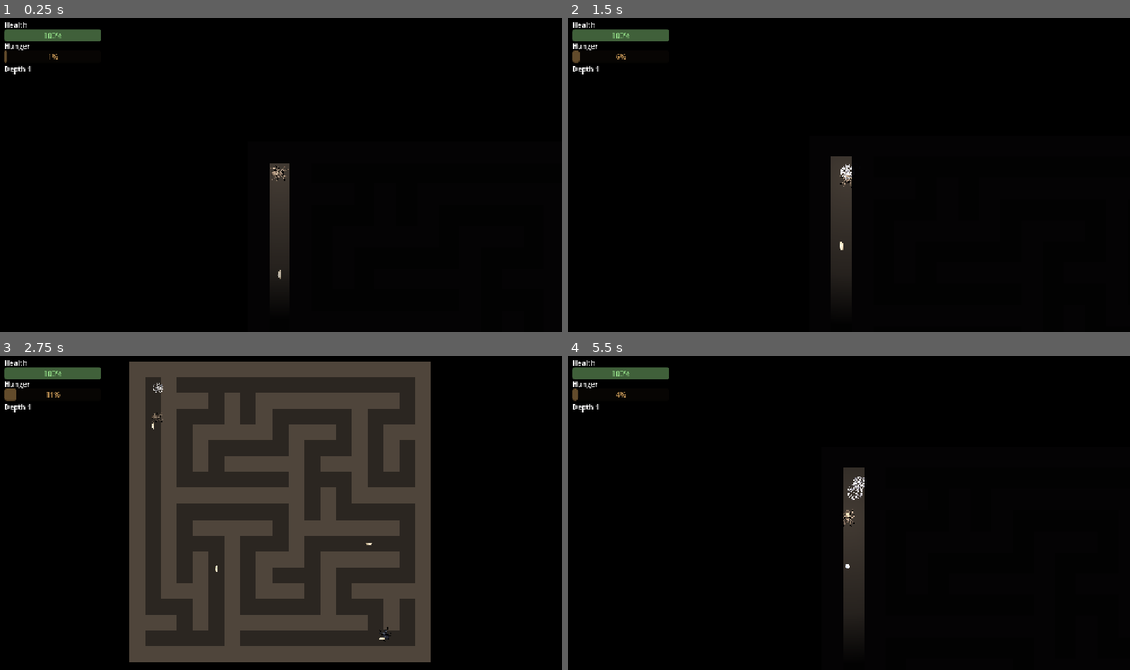
Above: before the commit, frames 1-4 (two rows, left to right).
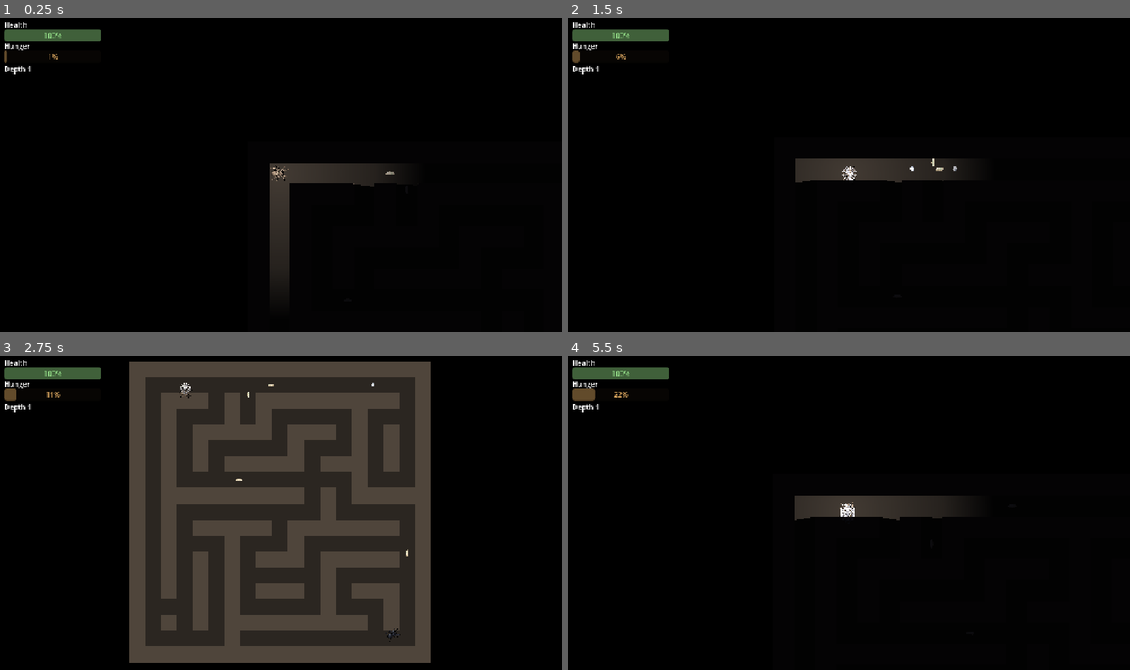
Above: after the commit, the same moments.

Repository: ehix/burrow
Game: Godot game, scene res://world/world.tscn
Same seed, same stepped clock (60 frames per second), same inputs: the game is played once before the commit and once after it.
Inputs (mouse positions are in pixels of both pictures, inside the frame that each line leads up to):
- Up to frame 1 (0.25 s): no input
- Up to frame 2 (1.5 s): move the mouse to (972, 156) at 0.52 s; hold D (move_right) 0.53-1.28 s; hold Space (fire) 0.53-1.28 s; move the mouse to (736, 187) at 1.27 s; hold S (move_down) from 1.28 s (still down); tap E (place_trap) at 1.35 s
- Up to frame 3 (2.75 s): move the mouse to (337, 440) at 2.02 s; release S (move_down) at 2.03 s; hold D (move_right) from 2.03 s (still down); hold L (toggle_darkness) from 2.03 s (still down)
- Up to frame 4 (5.5 s): move the mouse to (820, 575) at 2.77 s; release D (move_right) at 2.78 s; release L (toggle_darkness) at 2.78 s; hold W (move_up) 2.78-3.53 s; tap Space (fire) at 2.85 s; move the mouse to (1017, 560) at 3.52 s; hold A (move_left) 3.53-5.03 s; tap E (place_trap) at 3.6 s; move the mouse to (680, 462) at 4.27 s; tap L (toggle_darkness) at 4.35 s; move the mouse to (877, 509) at 5.02 s; hold S (move_down) from 5.03 s (still down); hold Space (fire) from 5.03 s (still down)

The runs differ from the first frame. In frame 1, 1.2% of the frame differs, in the area x 49-71%, y 46-84%; in frame 2, 3.2%; in frame 3, 1.6%; in frame 4, 3.7%, in the area x 1-70%, y 10-88%.

Commit message:
Braid the maze for loops and alternate routes
The recursive backtracker made a perfect maze (single path between cells, lots
of dead-ends) — claustrophobic for a chase/flee game. Added a loop_chance
parameter that braids dead-ends: each has that probability of opening one more
wall (preferring another dead-end), creating loops. 0 = perfect maze,
1 = fully braided. Level uses 0.7.

Braiding only opens walls, so the maze stays fully connected, and it remains
deterministic per seed. Added MazeData.dead_end_count() and tests covering
dead-end reduction, connectivity, determinism, and extra passages.

Verified in-engine: perfect=9 dead-ends -> braided(0.7)=2 -> full(1.0)=0;
boots clean and the overview shows the loopier layout.

Co-Authored-By: Claude Opus 4.8 <noreply@anthropic.com>
Claude-Session: https://claude.ai/code/session_014WhKpuzmfoxFtBrc5icJUK

Diff:
--- a/tests/test_maze_generator.gd
+++ b/tests/test_maze_generator.gd
@@ -50,3 +50,27 @@
 	var cells := maze.open_cells()
 	assert_gt(cells.size(), 0)
 	assert_eq(maze.reachable_count(cells[0]), cells.size())
+
+
+func test_braiding_reduces_dead_ends() -> void:
+	# Same seed: braided maze has strictly fewer dead-ends than the perfect one.
+	var perfect := MazeGenerator.generate(8, 8, 123, 0.0)
+	var braided := MazeGenerator.generate(8, 8, 123, 1.0)
+	assert_gt(perfect.dead_end_count(), 0, "a perfect maze has dead-ends")
+	assert_lt(braided.dead_end_count(), perfect.dead_end_count(),
+		"braiding should remove dead-ends and add loops")
+
+
+func test_braiding_stays_connected_and_deterministic() -> void:
+	var a := MazeGenerator.generate(8, 8, 77, 0.7)
+	var b := MazeGenerator.generate(8, 8, 77, 0.7)
+	assert_true(a.is_fully_connected(), "braided maze stays fully connected")
+	assert_true(a.equals(b), "braiding is deterministic for a fixed seed")
+
+
+func test_full_braid_opens_more_passages() -> void:
+	# Braiding only opens walls, so the braided maze has >= the open tiles of
+	# the perfect one (and strictly more when any dead-end is braided).
+	var perfect := MazeGenerator.generate(8, 8, 5, 0.0)
+	var braided := MazeGenerator.generate(8, 8, 5, 1.0)
+	assert_gt(braided.open_cells().size(), perfect.open_cells().size())
--- a/world/level.gd
+++ b/world/level.gd
@@ -8,6 +8,8 @@
 const MAZE_COLS := 9   # fixed size — map-size progression is out of slice 1
 const MAZE_ROWS := 9
 const LARVA_COUNT := 4
+## Fraction of dead-ends to braid into loops (0 = perfect maze). Tunable feel.
+const LOOP_CHANCE := 0.7
 
 const PlayerScene := preload("res://entities/player/player.tscn")
 const EnemyScene := preload("res://entities/enemy/enemy.tscn")
@@ -30,7 +32,7 @@
 
 ## Build the whole level. Called by World right after instancing.
 func build() -> void:
-	maze = MazeGenerator.generate(MAZE_COLS, MAZE_ROWS, GameState.maze_seed())
+	maze = MazeGenerator.generate(MAZE_COLS, MAZE_ROWS, GameState.maze_seed(), LOOP_CHANCE)
 	_renderer.setup(maze, TILE_SIZE)
 	_build_collision_and_occluders()
 	_build_navigation()
--- a/world/maze/maze_data.gd
+++ b/world/maze/maze_data.gd
@@ -62,6 +62,21 @@
 
 
 ## True when every open tile is reachable from the first one (no islands).
+## Number of open cells with exactly one open orthogonal neighbour (dead-ends).
+## A perfect maze has many; braiding drives this down.
+func dead_end_count() -> int:
+	var count := 0
+	for y in height:
+		for x in width:
+			if not is_open(x, y):
+				continue
+			var neighbours := int(is_open(x, y - 1)) + int(is_open(x + 1, y)) \
+				+ int(is_open(x, y + 1)) + int(is_open(x - 1, y))
+			if neighbours == 1:
+				count += 1
+	return count
+
+
 func is_fully_connected() -> bool:
 	var cells := open_cells()
 	if cells.is_empty():
--- a/world/maze/maze_generator.gd
+++ b/world/maze/maze_generator.gd
@@ -1,18 +1,22 @@
 class_name MazeGenerator
 extends RefCounted
-## Seeded recursive-backtracker maze generation.
+## Seeded recursive-backtracker maze generation, with optional braiding.
 ##
-## Produces a perfect maze (spanning tree — exactly one path between any two
-## cells), so the result is always fully connected. Seeding the RNG makes it
-## deterministic: the same (cols, rows, seed) yields an identical MazeData.
+## The carve pass produces a perfect maze (spanning tree — exactly one path
+## between any two cells). `loop_chance` then braids it: each dead-end has that
+## probability of gaining an extra connection, which removes dead-ends and adds
+## loops / alternate routes. 0.0 = perfect maze, 1.0 = fully braided.
+##
+## Always fully connected (braiding only opens walls). Seeding the RNG makes it
+## deterministic: same (cols, rows, seed, loop_chance) → identical MazeData.
 
 ## Fixed neighbour probe order — part of what makes generation deterministic.
 const _DIRS: Array[Vector2i] = [Vector2i.UP, Vector2i.RIGHT, Vector2i.DOWN, Vector2i.LEFT]
 
 
 ## Generate a cols x rows cell maze. The returned grid is
-## (cols*2 + 1) x (rows*2 + 1) tiles.
-static func generate(cols: int, rows: int, seed_value: int) -> MazeData:
+## (cols*2 + 1) x (rows*2 + 1) tiles. `loop_chance` in [0,1] braids dead-ends.
+static func generate(cols: int, rows: int, seed_value: int, loop_chance: float = 0.0) -> MazeData:
 	cols = maxi(cols, 1)
 	rows = maxi(rows, 1)
 	var width := cols * 2 + 1
@@ -53,7 +57,57 @@
 		visited[chosen] = true
 		stack.push_back(chosen)
 
+	if loop_chance > 0.0:
+		cells = _braid(cells, width, height, rng, loop_chance)
+
 	return MazeData.new(cells, width, height)
+
+
+## Braid the carved maze: give each dead-end cell a `loop_chance` probability of
+## opening one more wall (preferring a neighbour that is itself a dead-end),
+## turning single corridors into loops. Returns the modified grid.
+static func _braid(cells: PackedByteArray, width: int, height: int,
+		rng: RandomNumberGenerator, loop_chance: float) -> PackedByteArray:
+	var out := cells
+	for cy in range(1, height, 2):
+		for cx in range(1, width, 2):
+			var open_dirs: Array[Vector2i] = []
+			var closed: Array[Vector2i] = []
+			for d in _DIRS:
+				var nx := cx + d.x * 2
+				var ny := cy + d.y * 2
+				if nx < 0 or nx >= width or ny < 0 or ny >= height:
+					continue # no neighbour cell that way
+				if out[(cy + d.y) * width + (cx + d.x)] == 1:
+					open_dirs.append(d)
+				else:
+					closed.append(d)
+			# Only braid actual dead-ends (exactly one existing passage).
+			if open_dirs.size() != 1 or closed.is_empty():
+				continue
+			if rng.randf() >= loop_chance:
+				continue
+			# Prefer linking to another dead-end so braiding reduces them faster.
+			var preferred: Array[Vector2i] = []
+			for d in closed:
+				if _is_dead_end(out, width, height, cx + d.x * 2, cy + d.y * 2):
+					preferred.append(d)
+			var pool := preferred if not preferred.is_empty() else closed
+			var pick: Vector2i = pool[rng.randi_range(0, pool.size() - 1)]
+			out[(cy + pick.y) * width + (cx + pick.x)] = 1
+	return out
+
+
+static func _is_dead_end(cells: PackedByteArray, width: int, height: int, cx: int, cy: int) -> bool:
+	if cx < 0 or cx >= width or cy < 0 or cy >= height or cells[cy * width + cx] != 1:
+		return false
+	var passages := 0
+	for d in _DIRS:
+		var wx := cx + d.x
+		var wy := cy + d.y
+		if wx >= 0 and wx < width and wy >= 0 and wy < height and cells[wy * width + wx] == 1:
+			passages += 1
+	return passages == 1
 
 
 static func _cell_to_tile(cell: Vector2i) -> Vector2i:
